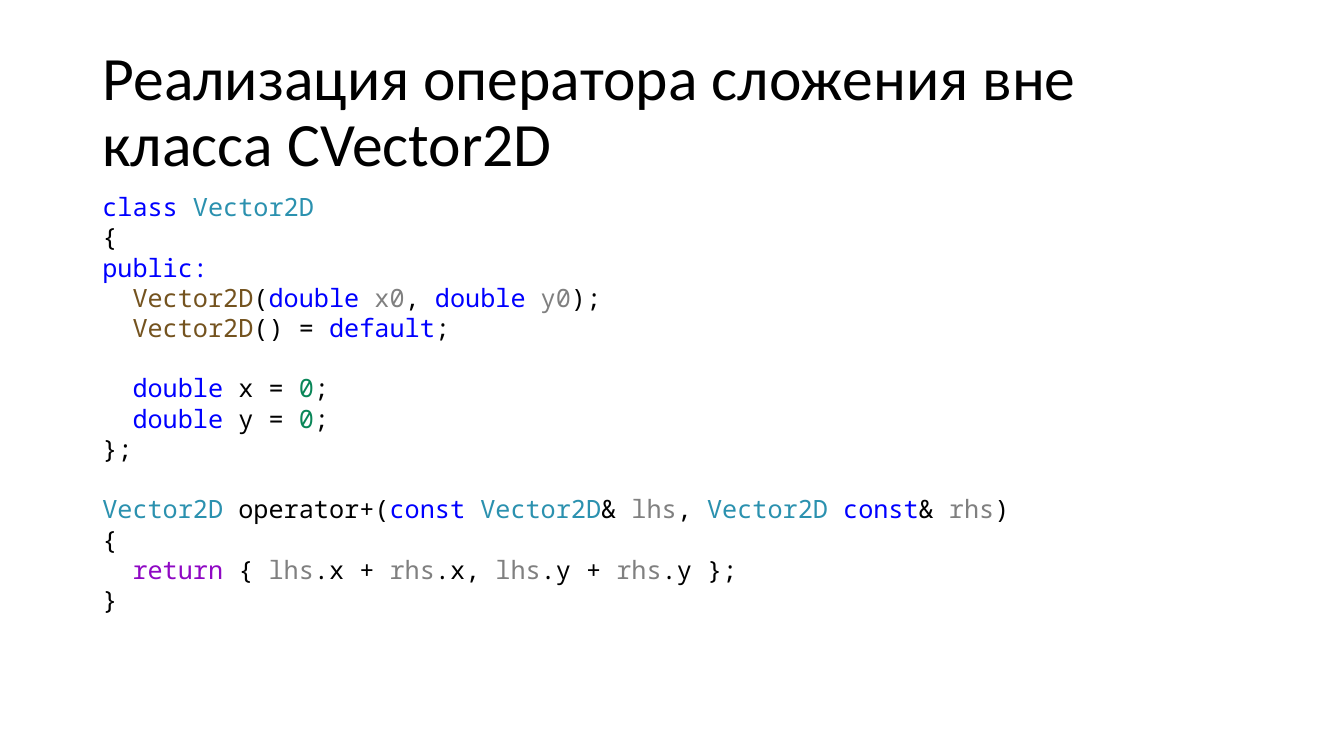
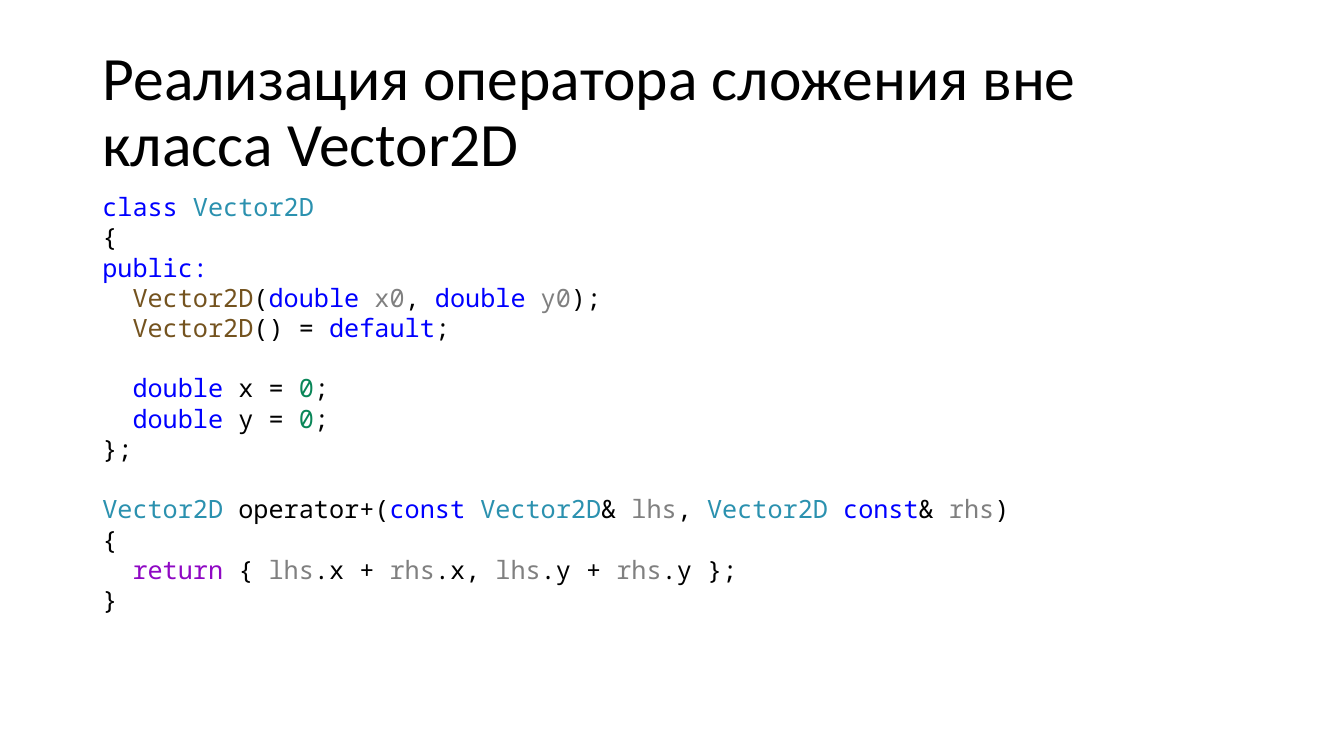
Before and after one commit to alexey-malov/oop, a slide deck: slide 14 of lectures/04/Дружественные функции и классы. Перегрузка операций.pptx (slide 13 before the commit). Drawn at 1344x756 pixels with LibreOffice and Linux fonts; fonts in the diff are those of the drawing. Boxes give left, top, right and bottom in pixels: in the first picture for what was removed or moved away, otherwise in the second. Text is boxed around its words. In the diff, an @@ line names an element or a change of style, - is before the commit and + after.

```diff
--- a/lectures/04/Дружественные функции и классы. Перегрузка операций.pptx
+++ b/lectures/04/Дружественные функции и классы. Перегрузка операций.pptx
@@ title at bbox=[102, 60, 1076, 167]: text changed @@
-Реализация оператора сложения вне класса CVector2D
+Реализация оператора сложения вне класса Vector2D
```
Also in this commit, not shown: 15 other slides changed, 8 slides added, 19 slides removed, 1 other file.
